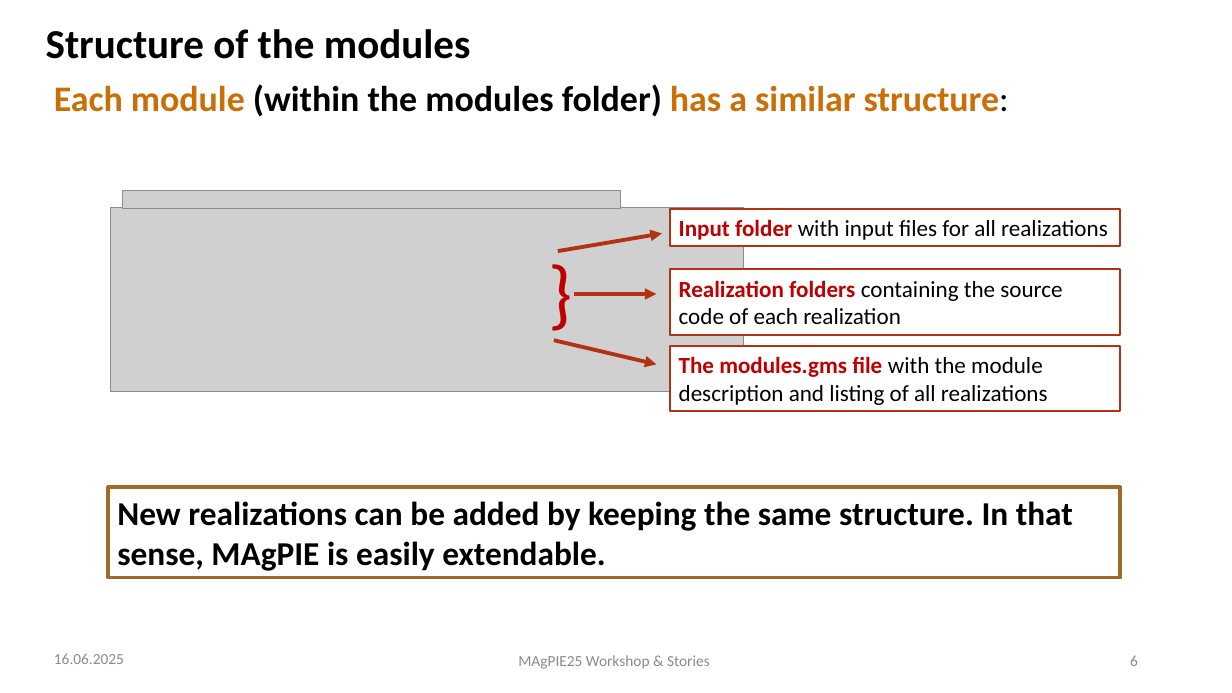
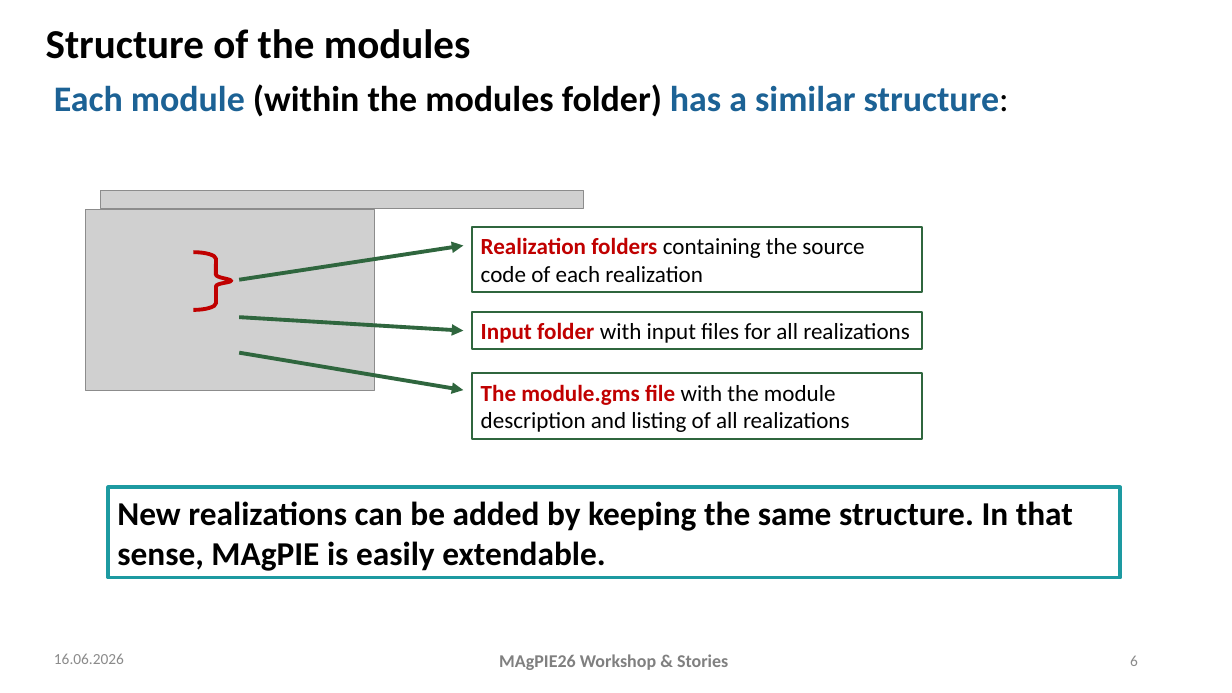
Before and after one commit to magpiemodel/magpiemodel.github.io, a slide deck: slide 6 of assets/slides/GAMS code, modules & realizations.pptx. Drawn at 1232x693 pixels with LibreOffice and Linux fonts; fonts in the diff are those of the drawing; grey boxes stand for pictures; background and template pictures are left out. Boxes give left, top, right and bottom in pixels: in the first picture for what was removed or moved away, otherwise in the second. Text is boxed around its words. In the diff, an @@ line names an element or a change of style, - is before the commit and + after.

Commit message:
updated tutorial slides in assets folder

```diff
--- a/assets/slides/GAMS code, modules & realizations.pptx
+++ b/assets/slides/GAMS code, modules & realizations.pptx
@@ text "Each module (within the modules ..." at (x1=54, y1=84, x2=1009, y2=117): text colour #CA6F06 to #1D6294 in "Each module has a similar structure:" @@
@@ picture resized from (x1=123, y1=190, x2=621, y2=209) to (x1=101, y1=190, x2=584, y2=209) @@
@@ picture resized from (x1=111, y1=208, x2=744, y2=393) to (x1=86, y1=210, x2=374, y2=391) @@
@@ rectangle "Realization folders containing the source ..." moved from (x1=670, y1=270, x2=1121, y2=335) to (x1=471, y1=227, x2=922, y2=293) @@
@@ text removed at (x1=540, y1=239, x2=603, y2=342) @@
-}
@@ freeform shape added at (x1=193, y1=252, x2=231, y2=310), outline #C00000 3 pt @@
@@ arrow moved from (554, 340) - (656, 364) to (239, 280) - (463, 246) @@
@@ arrow (239, 280) - (463, 246): stroke #B23214 3 pt to #2F663E 3 pt @@
@@ arrow moved from (558, 251) - (662, 234) to (239, 317) - (463, 331) @@
@@ arrow (239, 317) - (463, 331): stroke #B23214 3 pt to #2F663E 3 pt @@
@@ outline #B23214 1.5 pt to #2F663E 1.5 pt in 3 elements at (x1=471, y1=227, x2=922, y2=293), (x1=471, y1=373, x2=922, y2=439), (x1=471, y1=312, x2=922, y2=349) @@
@@ rectangle "Input folder with input files ..." moved from (x1=670, y1=209, x2=1121, y2=246) to (x1=471, y1=312, x2=922, y2=349) @@
@@ arrow moved from (574, 294) - (656, 294) to (239, 353) - (463, 390) @@
@@ arrow (239, 353) - (463, 390): stroke #B23214 3 pt to #2F663E 3 pt @@
@@ rectangle "The module.gms file with the ..." moved from (x1=670, y1=346, x2=1121, y2=411) to (x1=471, y1=373, x2=922, y2=439) @@
@@ text in rectangle at (x1=481, y1=384, x2=850, y2=432): text changed @@
-The modules.gms file with the module description and listing of all realizations
+The module.gms file with the module description and listing of all realizations
@@ rectangle "New realizations can be added ..." at (x1=108, y1=487, x2=1120, y2=578): outline #A06A29 3 pt to #1D9BA1 3 pt @@
@@ text at (x1=54, y1=653, x2=124, y2=664): text changed @@
-16.06.2025
+16.06.2026
@@ text at (x1=499, y1=654, x2=728, y2=670): text changed; size 12 to 14 pt; text colour #8C8C8C to #808080; bold on @@
-MAgPIE25 Workshop & Stories
+MAgPIE26 Workshop & Stories
```
Also in this commit, not shown: 11 other slides changed, 1 slide added.
